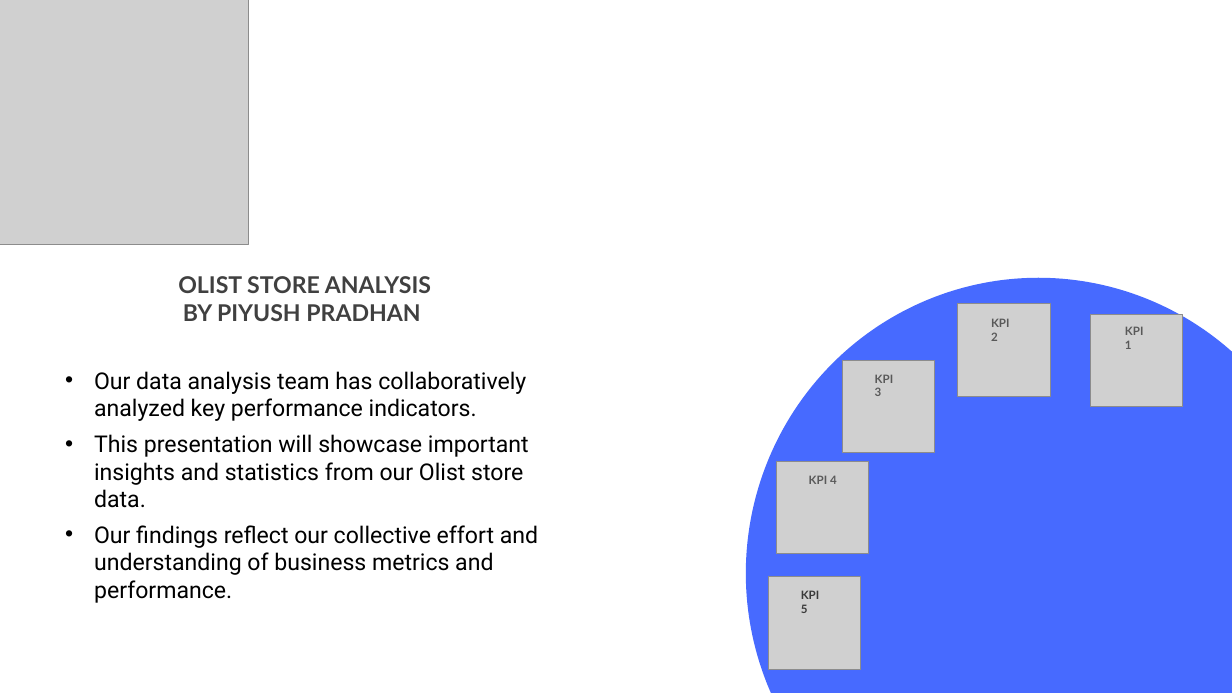
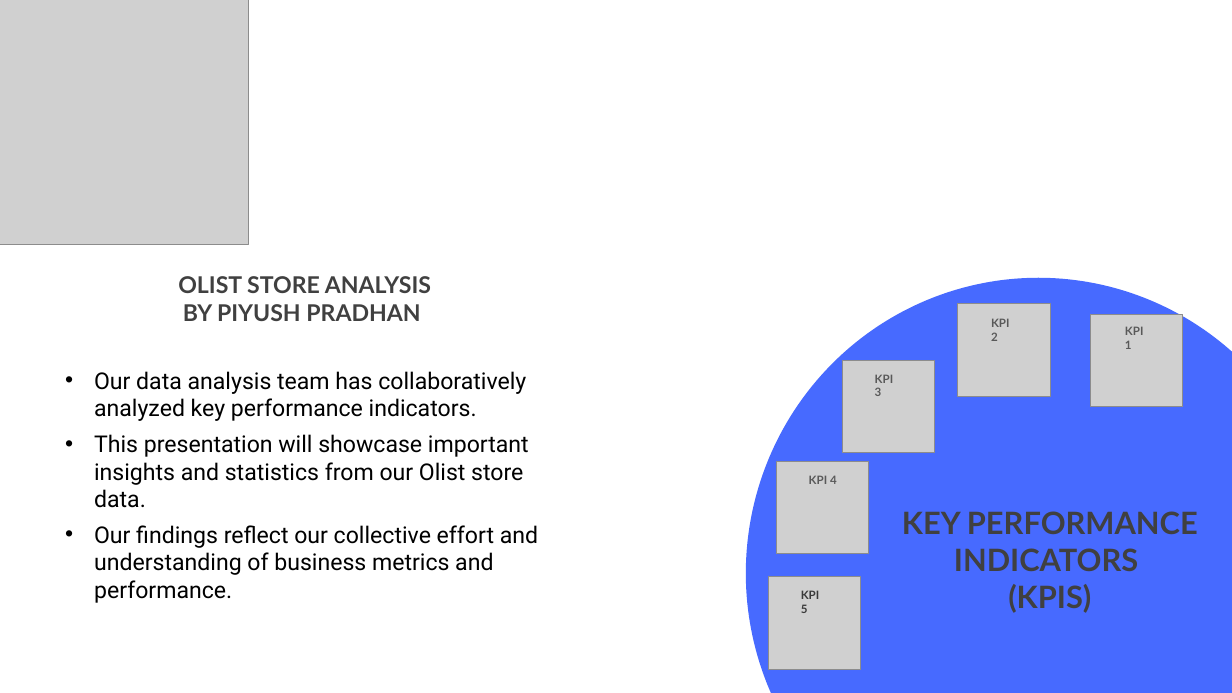
Before and after one commit to piiyuush/E-Commerce--Olist-Store-Analysis, a slide deck: slide 2 of OLIST STORE ANALYSIS PIYUSH PRADHAN PPT.pptx. Drawn at 1232x693 pixels with LibreOffice and Linux fonts; fonts in the diff are those of the drawing; grey boxes stand for pictures; background and template pictures are left out. Boxes give left, top, right and bottom in pixels: in the first picture for what was removed or moved away, otherwise in the second. Text is boxed around its words. In the diff, an @@ line names an element or a change of style, - is before the commit and + after.

```diff
--- a/OLIST STORE ANALYSIS PIYUSH PRADHAN PPT.pptx
+++ b/OLIST STORE ANALYSIS PIYUSH PRADHAN PPT.pptx
@@ text added at [902, 511, 1198, 613], 24 pt, text #404040, bold @@
+KEY PERFORMANCE INDICATORS
+(KPIS)
```
Also in this commit, not shown: 5 other slides changed, 1 slide added, 3 other files.
